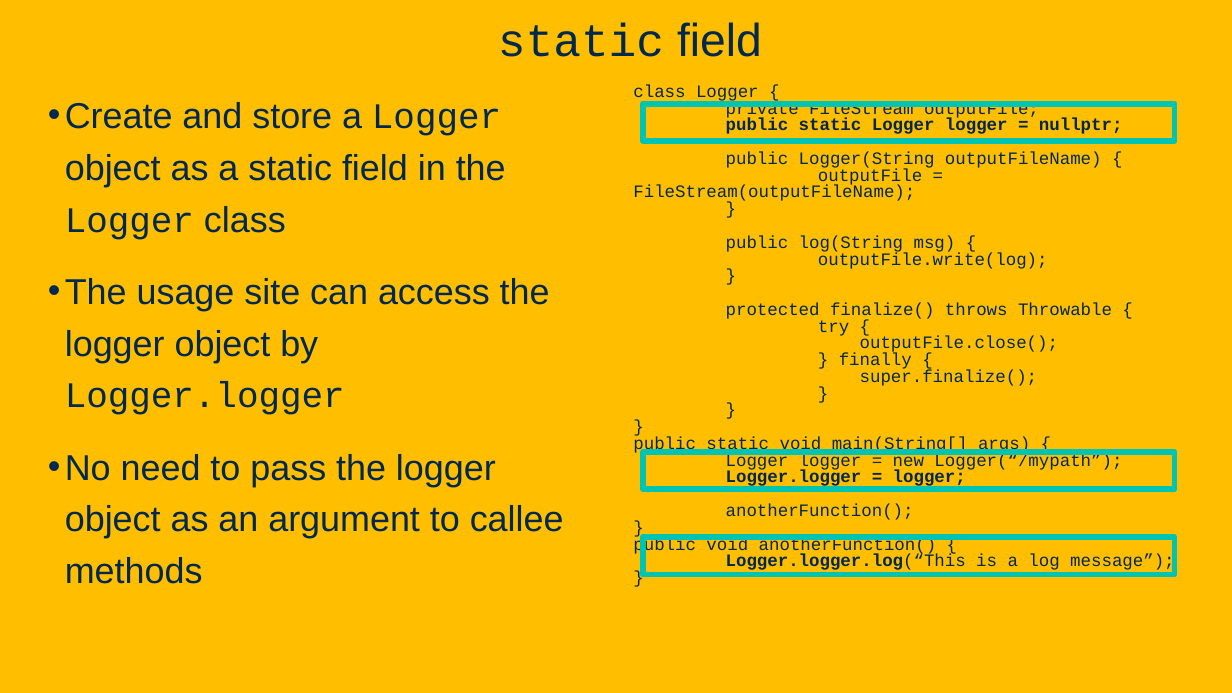
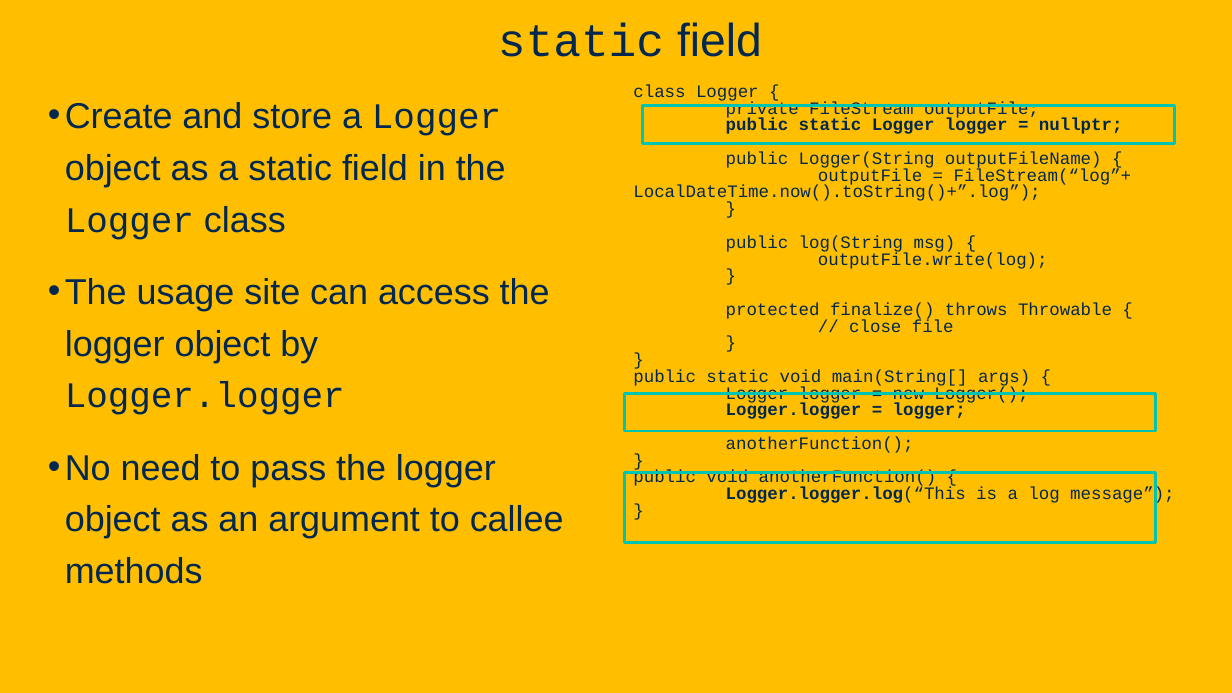
Before and after one commit to davsec-teaching/ecs160-f25, a slide deck: slide 11 of slides/8_design_patterns.pptx. Drawn at 1232x693 pixels with LibreOffice and Linux fonts; fonts in the diff are those of the drawing; background and template pictures are left out. Boxes give left, top, right and bottom in pixels: in the first picture for what was removed or moved away, otherwise in the second. Text is boxed around its words. In the diff, an @@ line names an element or a change of style, - is before the commit and + after.

```diff
--- a/slides/8_design_patterns.pptx
+++ b/slides/8_design_patterns.pptx
@@ text at (633, 169, 1132, 203): text changed @@
-outputFile = FileStream(outputFileName);
+outputFile = FileStream(“log”+ LocalDateTime.now().toString()+”.log”);
@@ text at (849, 320, 954, 332): text changed @@
-try {
-outputFile.close();
-} finally {
-super.finalize();
-}
+// close file
@@ text at (726, 387, 1028, 405): text changed @@
-Logger logger = new Logger(“/mypath”);
+Logger logger = new Logger();
@@ outline #00C4B2 4.5 pt to #00C4B2 2.25 pt in 3 elements at (643, 106, 1175, 143), (624, 473, 1155, 543), (624, 394, 1155, 431) @@
@@ rectangle: place and size @@
-rectangle at (643, 452, 1175, 489)
+rectangle at (624, 394, 1155, 431)
@@ rectangle: place and size @@
-rectangle at (643, 537, 1175, 574)
+rectangle at (624, 473, 1155, 543)
```
Also in this commit, not shown: 5 other slides changed, 1 other file.
